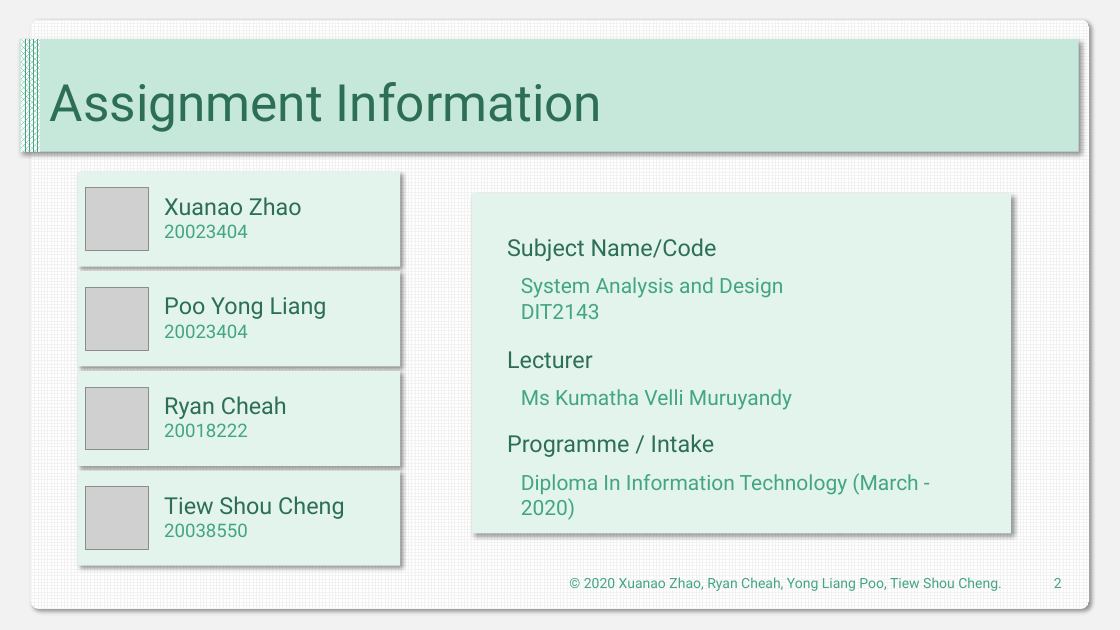
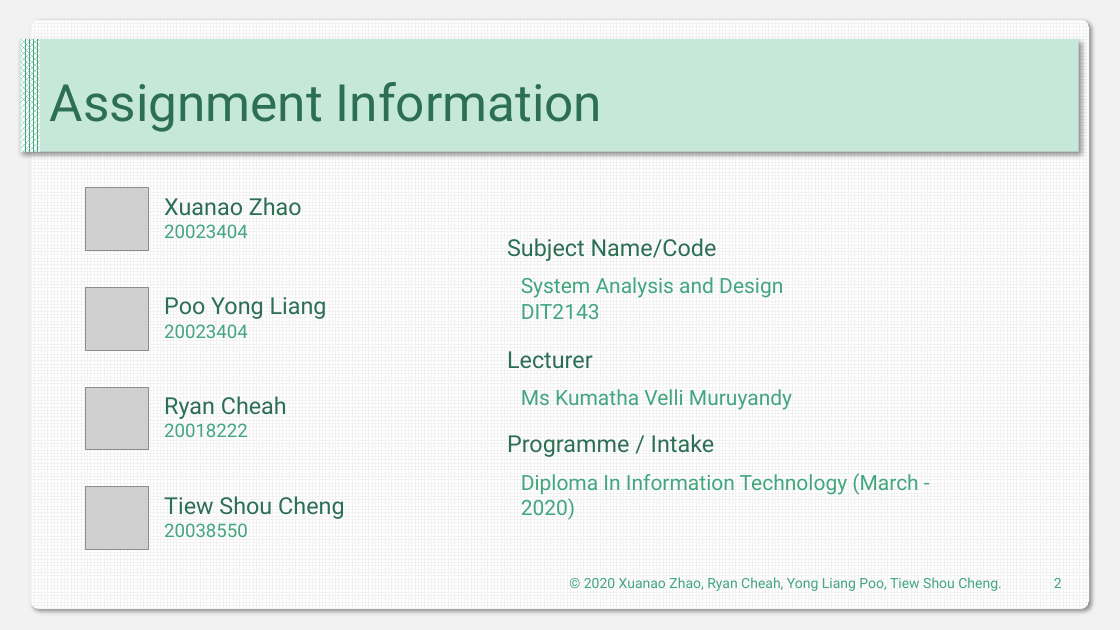
Before and after one commit to DIT202003G1/SAD-Assignment, a slide deck: slide 2 of Presentaion.pptx. Drawn at 1120x630 pixels with LibreOffice and Linux fonts; fonts in the diff are those of the drawing; grey boxes stand for pictures. Boxes give left, top, right and bottom in pixels: in the first picture for what was removed or moved away, otherwise in the second. Text is boxed around its words. In the diff, an @@ line names an element or a change of style, - is before the commit and + after.

```diff
--- a/Presentaion.pptx
+++ b/Presentaion.pptx
@@ rectangle removed at box(472, 193, 1012, 534) @@
@@ group removed at box(77, 171, 400, 565): 4 rectangles @@
```
Also in this commit, not shown: 4 other slides changed, 26 slides added.
